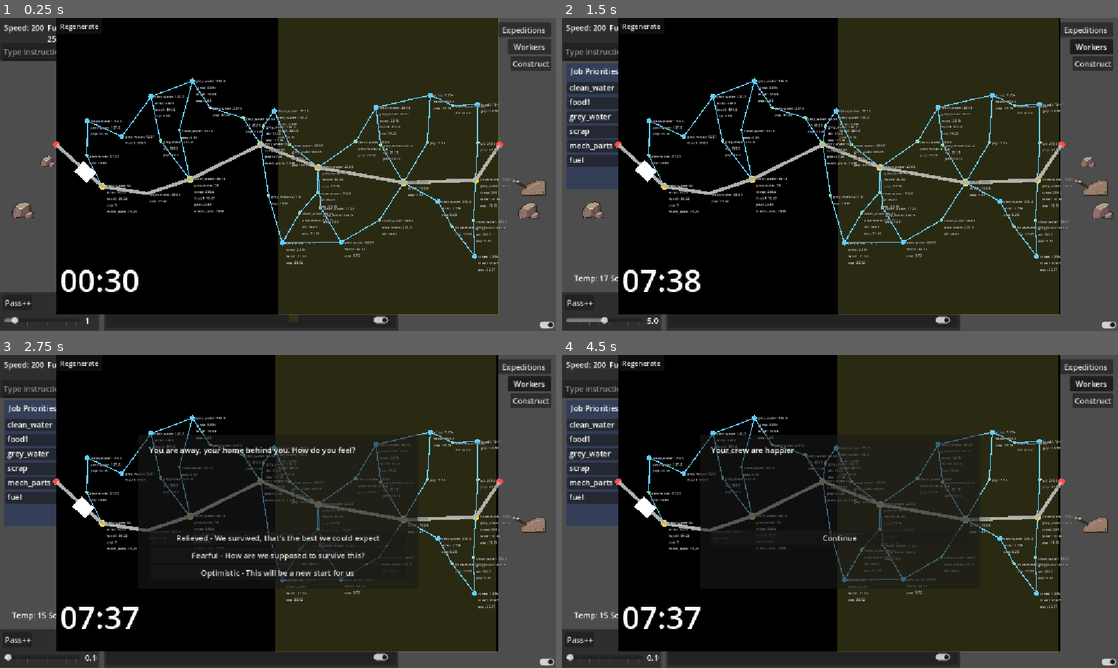
Above: before the commit, frames 1-4 (two rows, left to right).
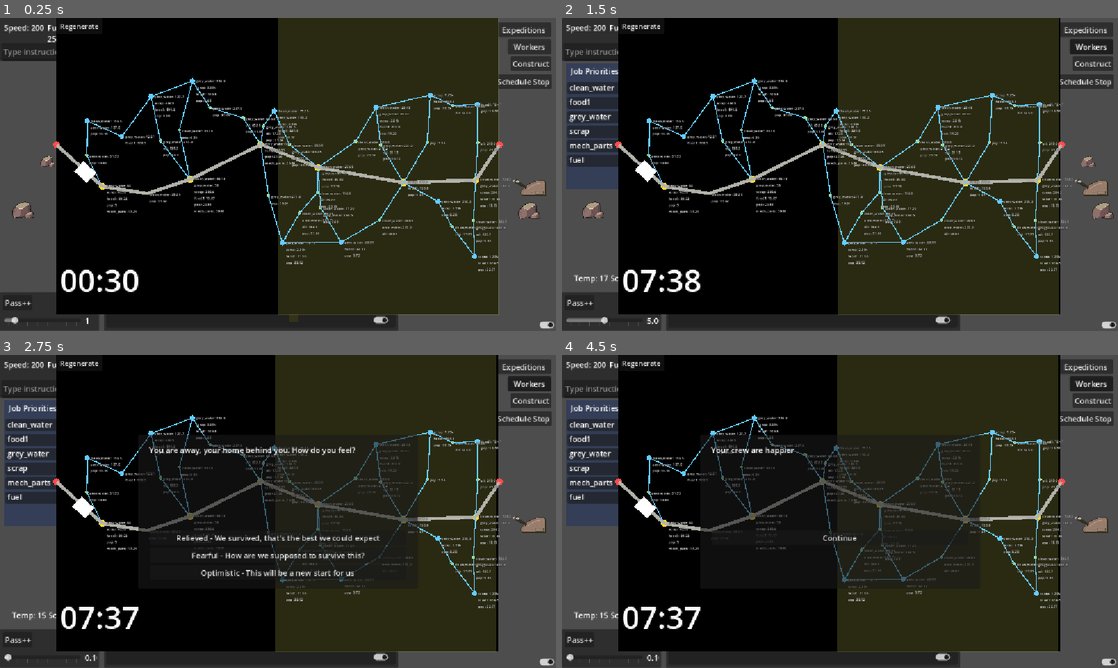
Above: after the commit, the same moments.

Repository: Sphinx111/ed_and_morgs_train_builder
Game: Godot game, scene res://Scenes/traincar.tscn
The game is run twice, just before and just after one commit, with the same random seed, the same clock (stepped at 60 frames per second) and the same inputs.
Inputs (mouse positions are in pixels of both pictures, inside the frame that each line leads up to):
- Up to frame 1 (0.25 s): no input
- Up to frame 2 (1.5 s): click (784, 52) at 0.52 s; type "12" at 0.6 s; click "Workers" at 1.25 s
- Up to frame 3 (2.75 s): click "Pass++" at 2 s
- Up to frame 4 (4.5 s): click "Construct" at 2.75 s; click (1084, 417) at 3.5 s, where only the run after the commit has a clickable "Schedule Stop"; click "Optimistic - This will be a n…" at 4.25 s

The runs differ from the first frame. In frame 1, 0.4% of the frame differs, in the area x 89-100%, y 18-23%; in frame 2, 0.4%; in frame 3, 0.4%; in frame 4, 0.4%.

Commit message:
Added buttons to support stop scheduling feature

Diff:
--- /dev/null
+++ b/Scenes/stop_schedule_panel.gd
@@ -0,0 +1,16 @@
+extends Panel
+
+class_name StopSchedulePanel
+
+var buttons : Array [Button]
+var buttonList : Array [String] = ["water", "oil", "people"]
+
+func setup() :
+	var i=0
+	for nameb in buttonList :
+		var newButton : Button = Button.new()
+		add_child(newButton)
+		newButton.text = nameb
+		newButton.position = Vector2(0,i*50)
+		buttons.append(newButton)
+		i+=1
--- a/Scenes/traincar.tscn
+++ b/Scenes/traincar.tscn
@@ -6,11 +6,12 @@
 [ext_resource type="Script" uid="uid://7uaxcahr5q1c" path="res://passengerManager.gd" id="3_ksonv"]
 [ext_resource type="Script" uid="uid://csq0nprbdyf3s" path="res://basic_ui.gd" id="4_fqnf8"]
 [ext_resource type="Script" uid="uid://c841d2swd3ym7" path="res://Scenes/construction_panel.gd" id="4_o0k6p"]
-[ext_resource type="Script" path="res://Scenes/debug_panel.gd" id="5_8ylg8"]
+[ext_resource type="Script" uid="uid://cuui40vdfntkr" path="res://Scenes/debug_panel.gd" id="5_8ylg8"]
 [ext_resource type="Script" uid="uid://b422owa3buotj" path="res://Scenes/resource_panel.gd" id="5_respnl"]
 [ext_resource type="Script" uid="uid://bgfikw40kx7qw" path="res://background_handler.gd" id="6_mscei"]
 [ext_resource type="PackedScene" uid="uid://bnmpeykxiku0" path="res://Scenes/LeverControl.tscn" id="6_u0kvb"]
 [ext_resource type="Script" uid="uid://76holwxha2tp" path="res://camera_controller.gd" id="7_camctl"]
+[ext_resource type="Script" uid="uid://c4cwovk0dbfwp" path="res://Scenes/stop_schedule_panel.gd" id="7_uef4u"]
 
 [node name="SceneRoot" type="Control"]
 layout_direction = 2
@@ -296,6 +297,24 @@
 offset_right = 65.099976
 offset_bottom = 549.5
 
+[node name="stopSchedulerButton" type="Button" parent="UICanvas/BasicUI"]
+layout_mode = 0
+offset_left = 1026.0
+offset_top = 116.0
+offset_right = 1139.0
+offset_bottom = 147.0
+toggle_mode = true
+text = "Schedule Stop"
+
+[node name="StopSchedulePanel" type="Panel" parent="UICanvas/BasicUI"]
+visible = false
+layout_mode = 0
+offset_left = 864.0
+offset_top = 115.0
+offset_right = 1012.0
+offset_bottom = 296.0
+script = ExtResource("7_uef4u")
+
 [node name="Train" type="Node2D" parent="."]
 position = Vector2(51, 340)
 script = ExtResource("1_rq5f1")
@@ -355,5 +374,6 @@
 [connection signal="pressed" from="UICanvas/BasicUI/DebugPanel/CarButton" to="UICanvas/BasicUI" method="_on_car_button_pressed"]
 [connection signal="toggled" from="UICanvas/BasicUI/ExpeditionsButton" to="UICanvas/BasicUI" method="_on_ExpeditionsController_open_toggled"]
 [connection signal="toggled" from="UICanvas/BasicUI/construct" to="UICanvas/BasicUI" method="_on_construct_toggled"]
+[connection signal="toggled" from="UICanvas/BasicUI/stopSchedulerButton" to="UICanvas/BasicUI" method="_on_stop_scheduler_button_toggled"]
 [connection signal="position_changed" from="Train/LeverControl" to="Train" method="_on_speed_lever_changed"]
 [connection signal="position_changed" from="Train/LeverControl" to="Background" method="set_temp_multiplier"]
--- a/basic_ui.gd
+++ b/basic_ui.gd
@@ -11,6 +11,7 @@
 
 @onready var thoughtsPanel : Panel = get_node("ThoughtsPanel")
 @onready var constructionPanel : ConstructionPanel = get_node("constructionPanel")
+@onready var stopSchedulePanel : StopSchedulePanel = get_node("StopSchedulePanel")
 @onready var thoughtsList : ItemList = thoughtsPanel.get_node("ThoughtsList")
 
 @onready var debug_slider : HSlider = get_node("DebugPanel/DebugSlider")
@@ -341,3 +342,12 @@
 		_clear_placement_mode()
 		constructionPanel.hide()
 		constructionPanel.teardown()
+
+
+#func _on_schedule_toggled(toggled_on: bool) -> void:
+func _on_stop_scheduler_button_toggled(toggled_on: bool) -> void:
+	if toggled_on == true :
+		stopSchedulePanel.show()
+		stopSchedulePanel.setup()
+	else:
+		stopSchedulePanel.hide()
Not shown, added: Scenes/stop_schedule_panel.gd.uid
Not shown: 1 places in Scenes/traincar.tscn that only renumber resources
Renamed: Globals.gd -> globals.gd
Renamed: Globals.gd.uid -> globals.gd.uid
Renamed: Helpers.gd -> helpers.gd
Renamed: Helpers.gd.uid -> helpers.gd.uid
